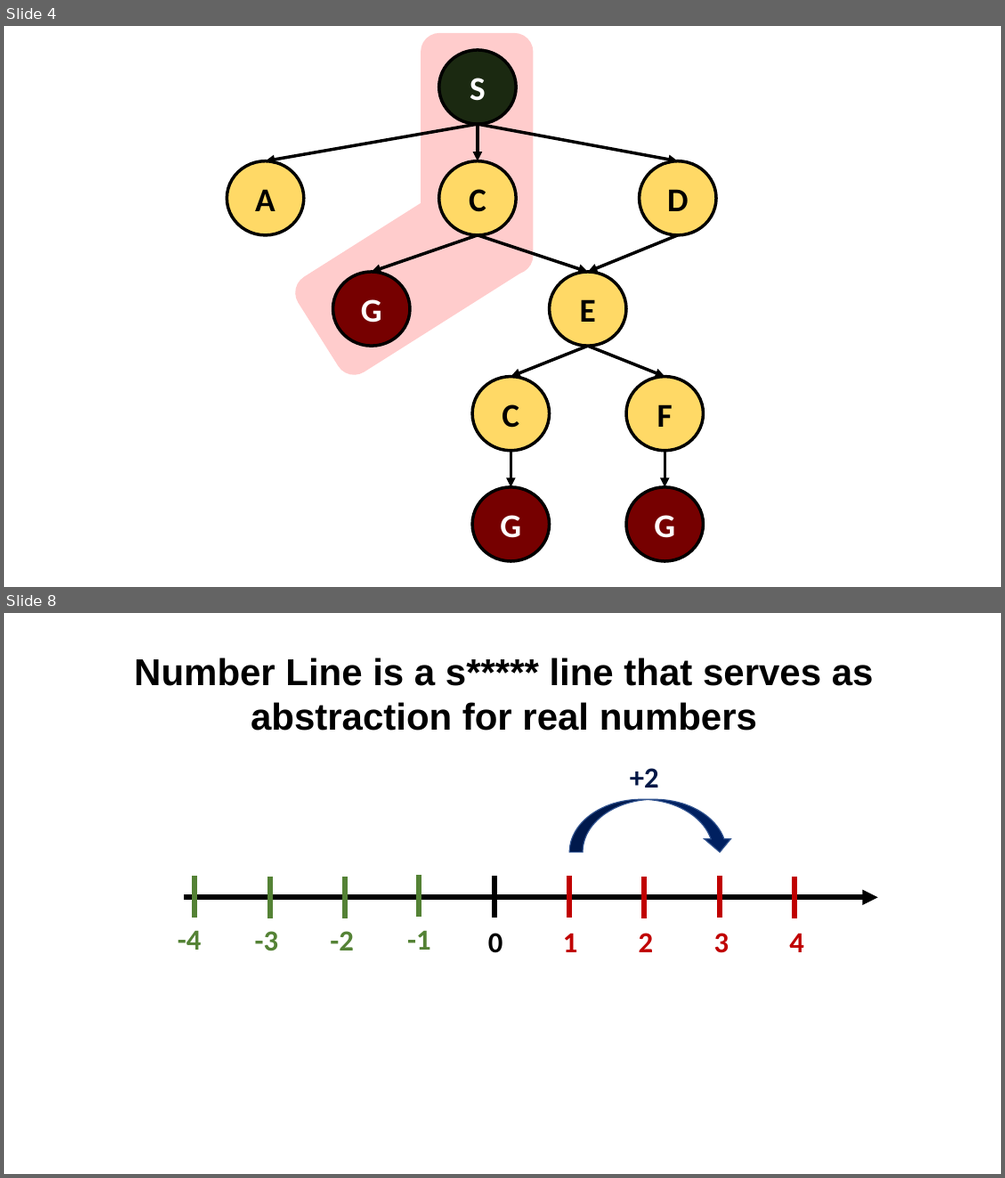
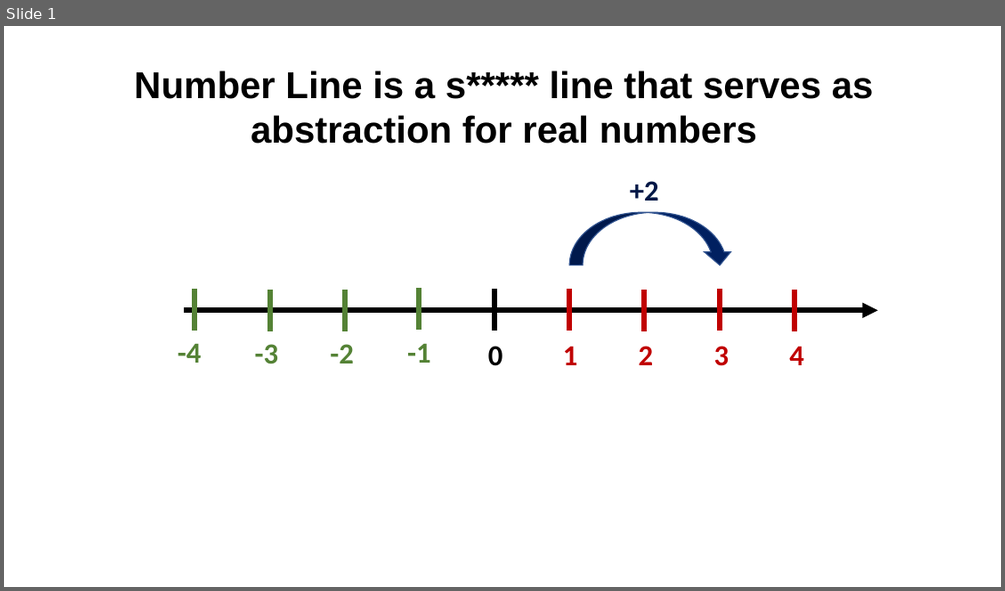
Before and after one commit to valdas1966/myq, a slide deck: Images/Mathematics/Numbers/For Pictures.pptx. Shown one above the other, each under a label of ours: slides 4 and 8 before the commit, slide 1 after it; the slides between them are not shown. The pictures are 1005x1178 and 1005x591 pixels, drawn with LibreOffice and Linux fonts; fonts in the diff are those of the drawing. Boxes give left, top, right and bottom in pixels: in the first picture for what was removed or moved away, otherwise in the second. Text is boxed around its words. In the diff, an @@ line names an element or a change of style, - is before the commit and + after.

```diff
--- a/Images/Mathematics/Numbers/For Pictures.pptx
+++ b/Images/Mathematics/Numbers/For Pictures.pptx
@@ slide 4 removed at [4, 26, 1001, 587], background #FFFFFF @@
@@ rounded rectangle removed at [421, 33, 533, 273] @@
@@ ellipse removed at [439, 50, 517, 124] @@
-S
@@ arrow removed from (477, 124) to (266, 161) @@
@@ arrow removed from (477, 124) to (678, 161) @@
@@ arrow removed from (477, 124) to (477, 161) @@
@@ ellipse removed at [226, 161, 304, 235] @@
-A
@@ rounded rectangle removed at [288, 167, 538, 381] @@
@@ ellipse removed at [439, 161, 517, 235] @@
-C
@@ ellipse removed at [639, 161, 717, 235] @@
-D
@@ arrow removed from (477, 235) to (372, 272) @@
@@ arrow removed from (477, 235) to (588, 272) @@
@@ arrow removed from (678, 235) to (588, 272) @@
@@ ellipse removed at [333, 272, 410, 346] @@
-G
@@ ellipse removed at [550, 272, 626, 346] @@
-E
@@ arrow removed from (588, 346) to (511, 377) @@
@@ arrow removed from (588, 346) to (665, 377) @@
@@ ellipse removed at [472, 377, 550, 451] @@
-C
@@ ellipse removed at [626, 377, 704, 451] @@
-F
@@ arrow removed from (511, 451) to (511, 487) @@
@@ arrow removed from (665, 451) to (665, 487) @@
@@ ellipse removed at [472, 487, 550, 561] @@
-G
@@ ellipse removed at [626, 487, 704, 561] @@
-G
@@ what was slide 8 is now slide 1 @@
```
Also in this commit, not shown: 6 other slides removed, 23 other files.
